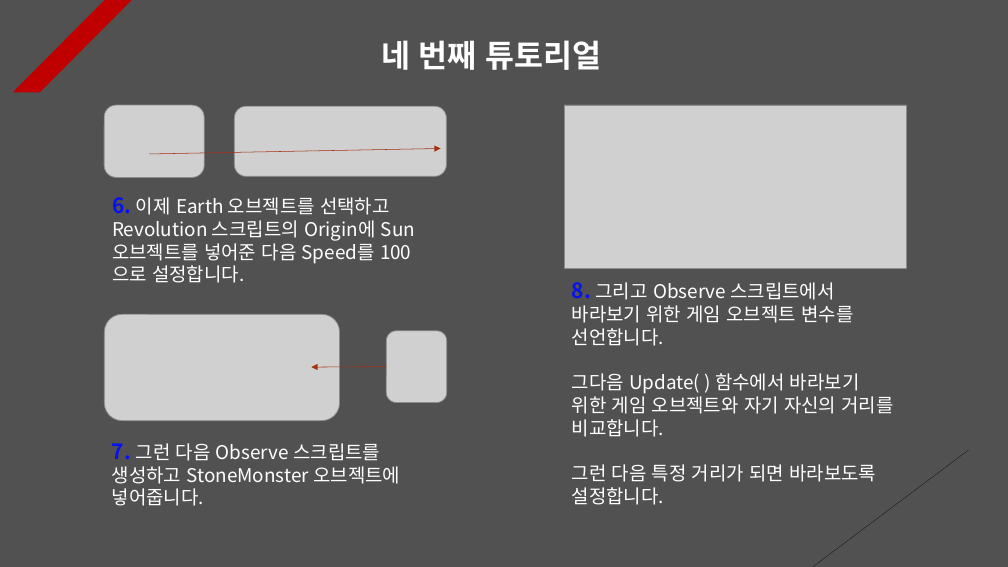
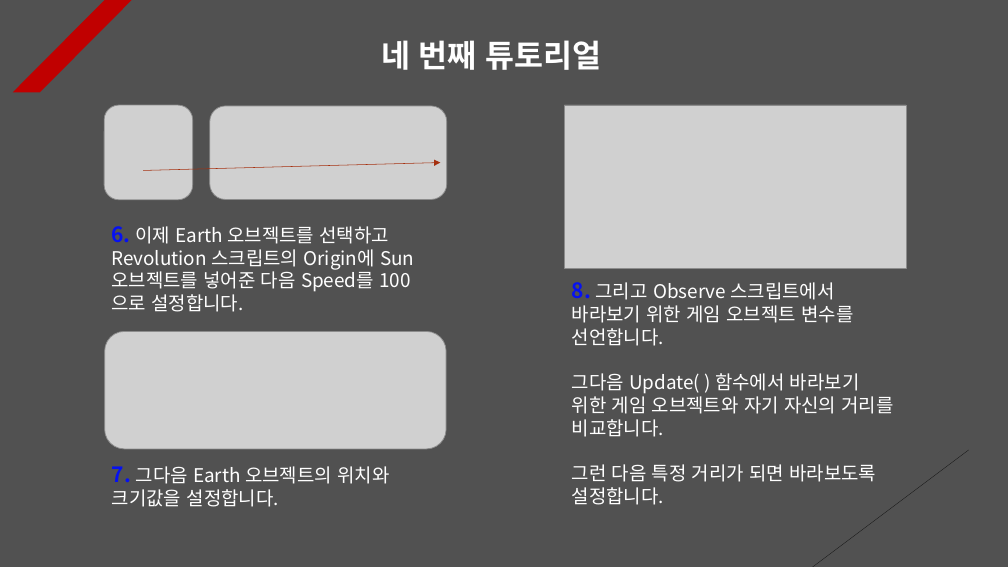
Before and after one commit to Unity2033/3D-UnityEngine, a slide deck: slide 5 of Assets/Class/Rotation/PPT Data/Rotation Example.pptx. Drawn at 1008x567 pixels with LibreOffice and Linux fonts; fonts in the diff are those of the drawing; grey boxes stand for pictures. Boxes give left, top, right and bottom in pixels: in the first picture for what was removed or moved away, otherwise in the second. Text is boxed around its words. In the diff, an @@ line names an element or a change of style, - is before the commit and + after.

```diff
--- a/Assets/Class/Rotation/PPT Data/Rotation Example.pptx
+++ b/Assets/Class/Rotation/PPT Data/Rotation Example.pptx
@@ picture: place and size @@
-picture at [104,105,204,178]
+picture at [104,105,193,200]
@@ picture: place and size @@
-picture at [234,106,446,176]
+picture at [209,106,446,200]
@@ arrow moved from (149, 154) - (441, 148) to (143, 170) - (441, 163) @@
@@ text "6. 이제 Earth 오브젝트를 선택하고 ...": place and size @@
-text "6. 이제 Earth 오브젝트를 선택하고 ..." at [112,197,415,283]
+text "6. 이제 Earth 오브젝트를 선택하고 ..." at [111,226,414,312]
@@ picture removed at [104,315,340,421] @@
@@ picture added at [104,331,446,448] @@
@@ picture removed at [386,331,447,403] @@
@@ arrow removed from (386, 367) to (312, 368) @@
@@ text at [112,466,389,507]: text changed @@
-7. 그런 다음 Observe 스크립트를 생성하고 StoneMonster 오브젝트에 넣어줍니다.
+7. 그다음 Earth 오브젝트의 위치와 크기값을 설정합니다.
```
Also in this commit, not shown: 6 other slides changed, 21 other files.
